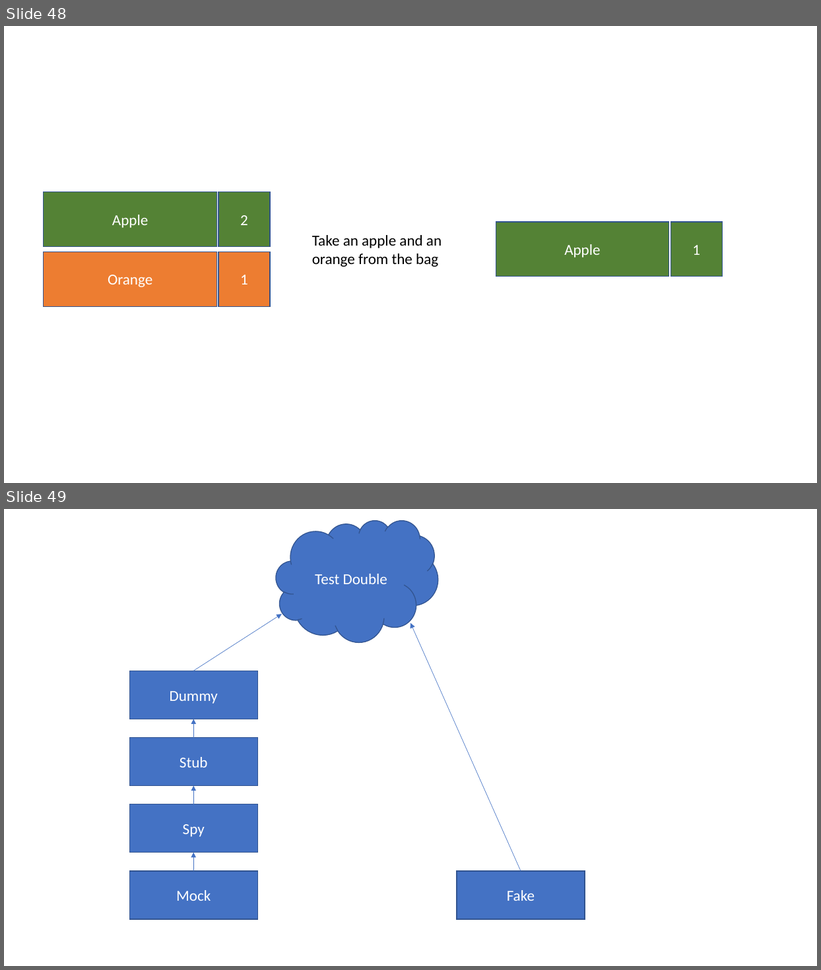
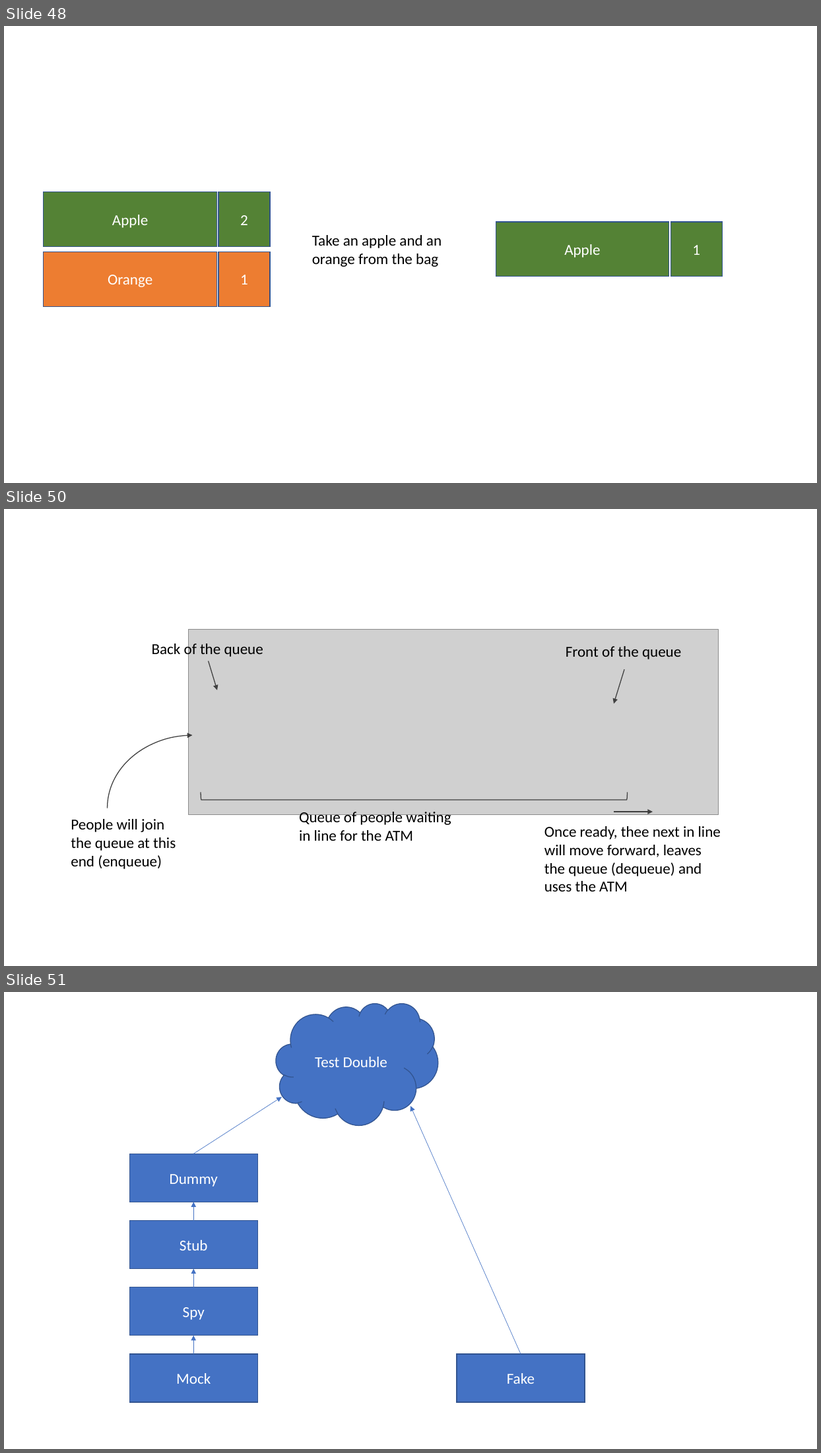
Before and after one commit to albertattard/java-boot-camp, a slide deck: assets/images/Images.pptx. Shown one above the other, each under a label of ours: slides 48 and 49 before the commit, slides 48, 50 and 51 after it; the slides between them are not shown. The pictures are 821x970 and 821x1453 pixels, drawn with LibreOffice and Linux fonts; fonts in the diff are those of the drawing; grey boxes stand for pictures. Boxes give left, top, right and bottom in pixels: in the first picture for what was removed or moved away, otherwise in the second. Text is boxed around its words. In the diff, an @@ line names an element or a change of style, - is before the commit and + after.

```diff
--- a/assets/images/Images.pptx
+++ b/assets/images/Images.pptx
@@ slide 50 added at <box>4,509,817,966</box>, background #FFFFFF @@
@@ text added at <box>152,642,263,659</box>, 18 pt, text #000000 @@
+Back of the queue
@@ picture added at <box>188,629,718,815</box> @@
@@ text added at <box>566,646,681,659</box>, 18 pt, text #000000 @@
+Front of the queue
@@ arrow added from (209, 661) to (217, 690), #404040 1 pt @@
@@ arrow added from (624, 669) to (614, 704), #404040 1 pt @@
@@ arc (boxed as its full ellipse) added at <box>107,735,279,881</box>, outline #404040 1 pt @@
@@ left bracket added at <box>201,792,628,800</box>, outline #404040 1 pt @@
@@ text added at <box>71,819,176,869</box>, 18 pt, text #000000 @@
+People will join the queue at this end (enqueue)
@@ text added at <box>299,812,451,841</box>, 18 pt, text #000000 @@
+Queue of people waiting in line for the ATM
@@ arrow added from (614, 812) to (653, 812), #404040 1 pt @@
@@ text added at <box>545,826,721,892</box>, 18 pt, text #000000 @@
+Once ready, thee next in line will move forward, leaves the queue (dequeue) and uses the ATM
@@ what was slide 49 is now slide 51 @@
```
Also in this commit, not shown: 1 other slide added, 3 other files.
